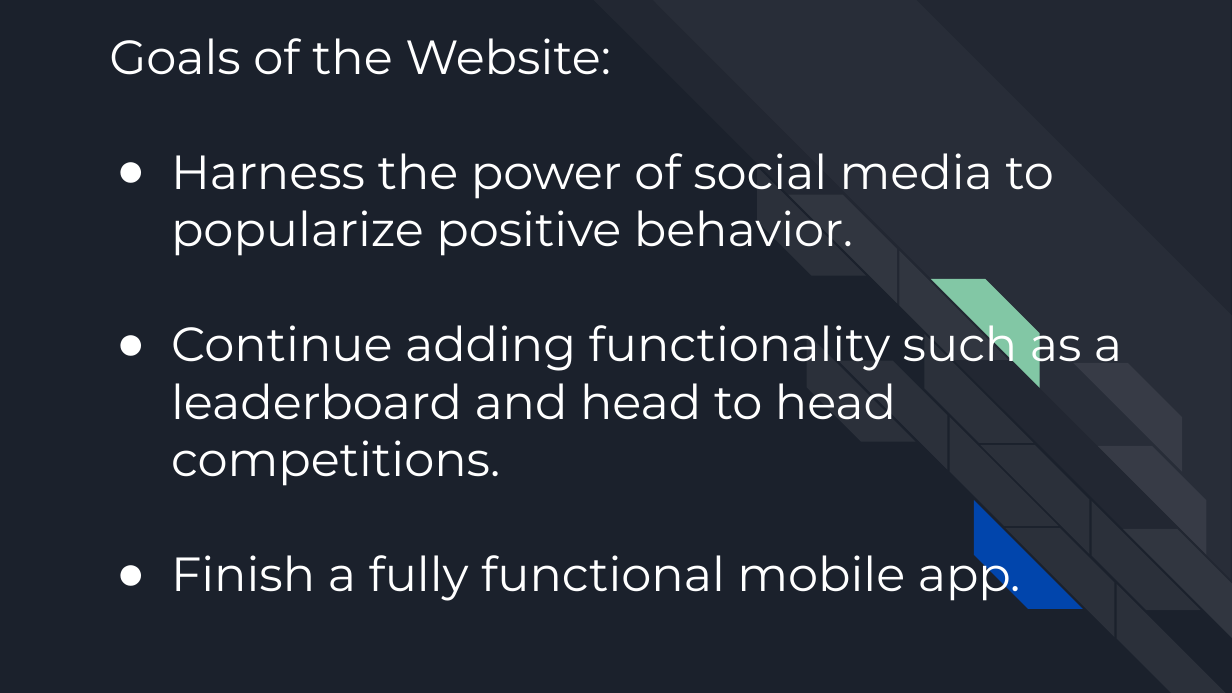
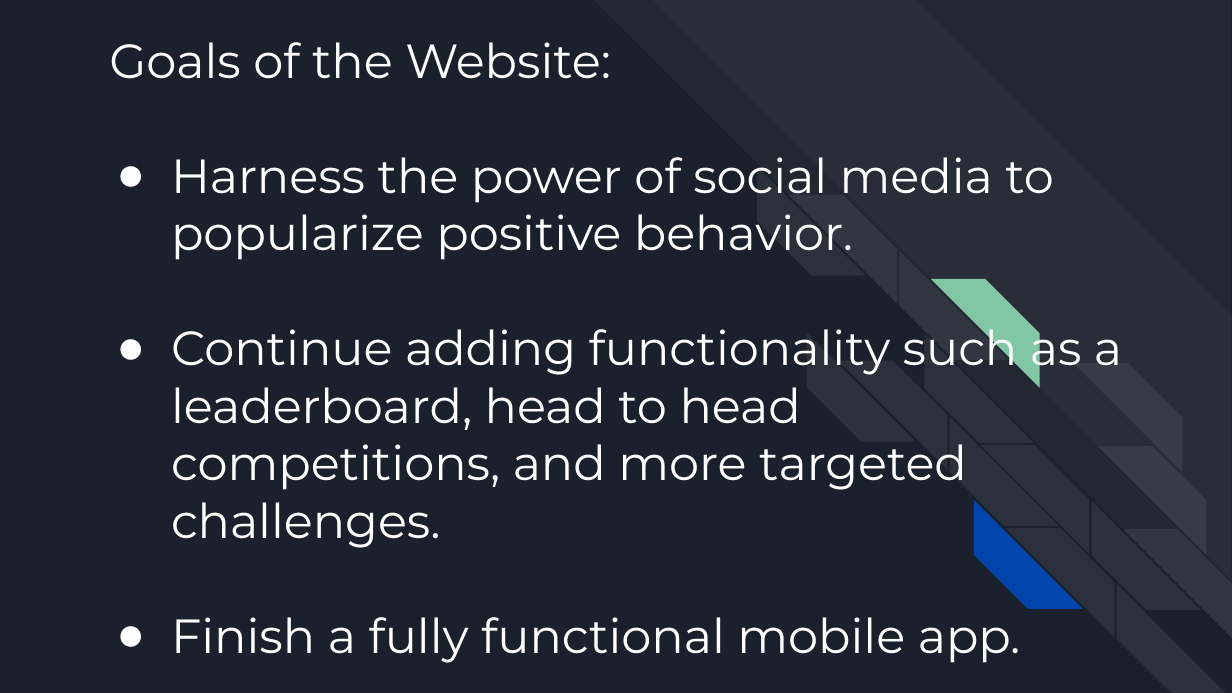
Before and after one commit to jerseycity2018/team-11, a slide deck: slide 9 of Team 11.pptx (slide 7 before the commit). Drawn at 1232x693 pixels with LibreOffice and Linux fonts; fonts in the diff are those of the drawing. Boxes give left, top, right and bottom in pixels: in the first picture for what was removed or moved away, otherwise in the second. Text is boxed around its words. In the diff, an @@ line names an element or a change of style, - is before the commit and + after.

Commit message:
updates slides

```diff
--- a/Team 11.pptx
+++ b/Team 11.pptx
@@ title at [171,319,1122,548]: text changed @@
-● Continue adding functionality such as a leaderboard and head to head competitions.
+● Continue adding functionality such as a leaderboard, head to head competitions, and more targeted challenges.
```
Also in this commit, not shown: 1 other slide changed, 2 slides added.
